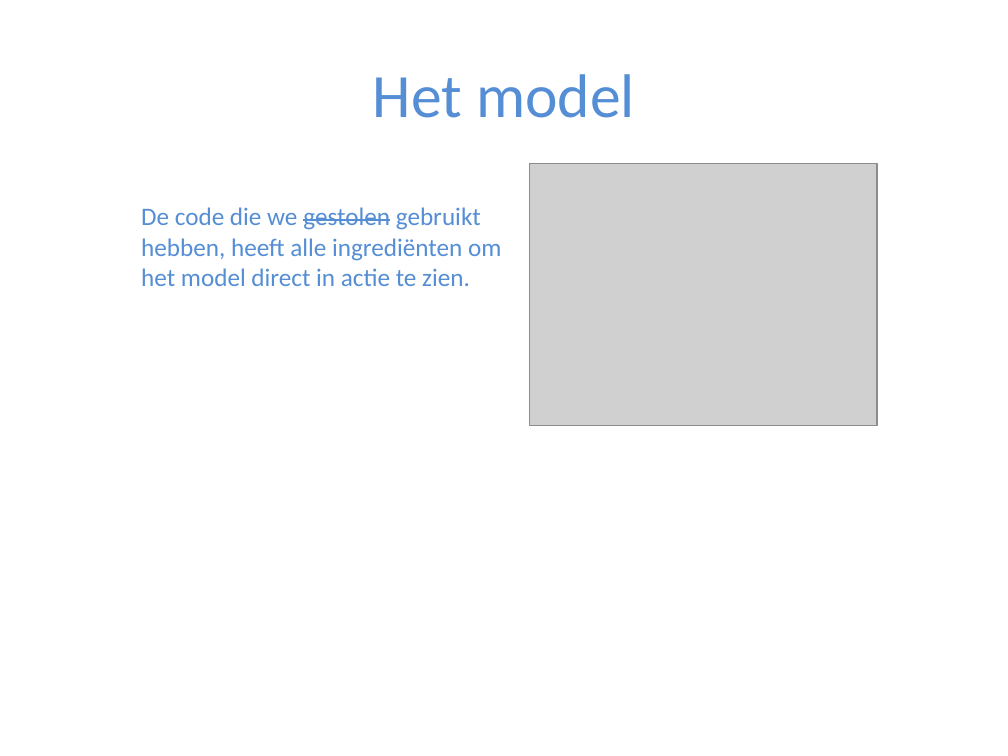
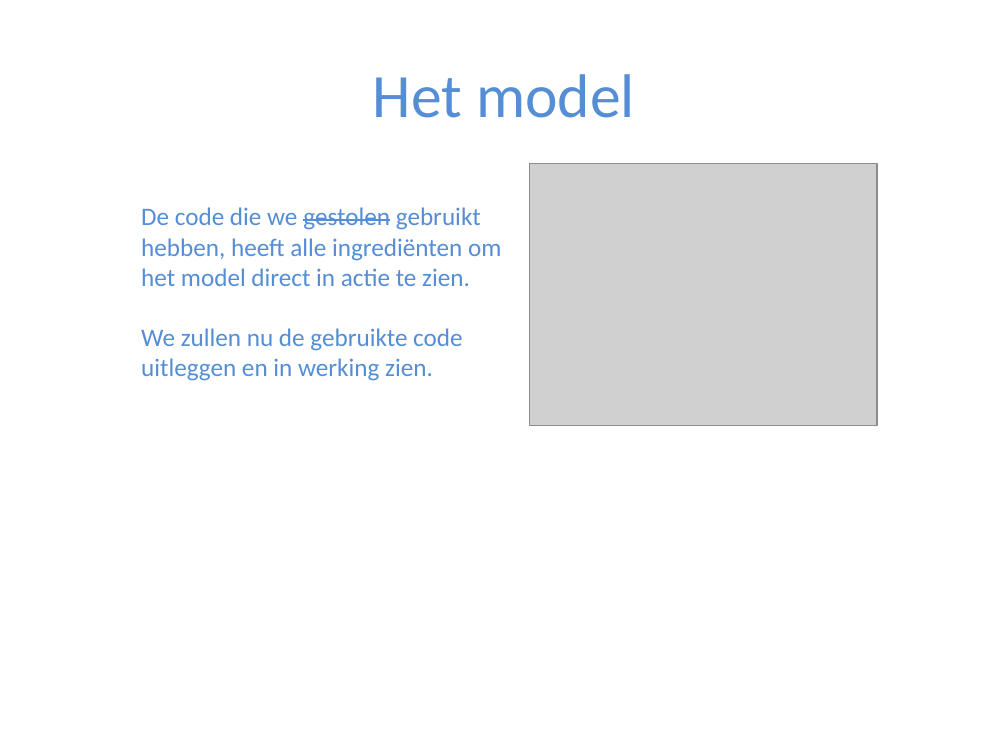
Before and after one commit to drisstaibi/cdsp_opdracht, a slide deck: slide 7 of Werk en skills.pptx. Drawn at 1008x756 pixels with LibreOffice and Linux fonts; fonts in the diff are those of the drawing; grey boxes stand for pictures. Boxes give left, top, right and bottom in pixels: in the first picture for what was removed or moved away, otherwise in the second. Text is boxed around its words. In the diff, an @@ line names an element or a change of style, - is before the commit and + after.

```diff
--- a/Werk en skills.pptx
+++ b/Werk en skills.pptx
@@ text at box(141, 328, 462, 381): paragraph added @@
+We zullen nu de gebruikte code uitleggen en in werking zien.
```
Also in this commit, not shown: 1 other slide changed, 4 slides added, 1 slide removed.
